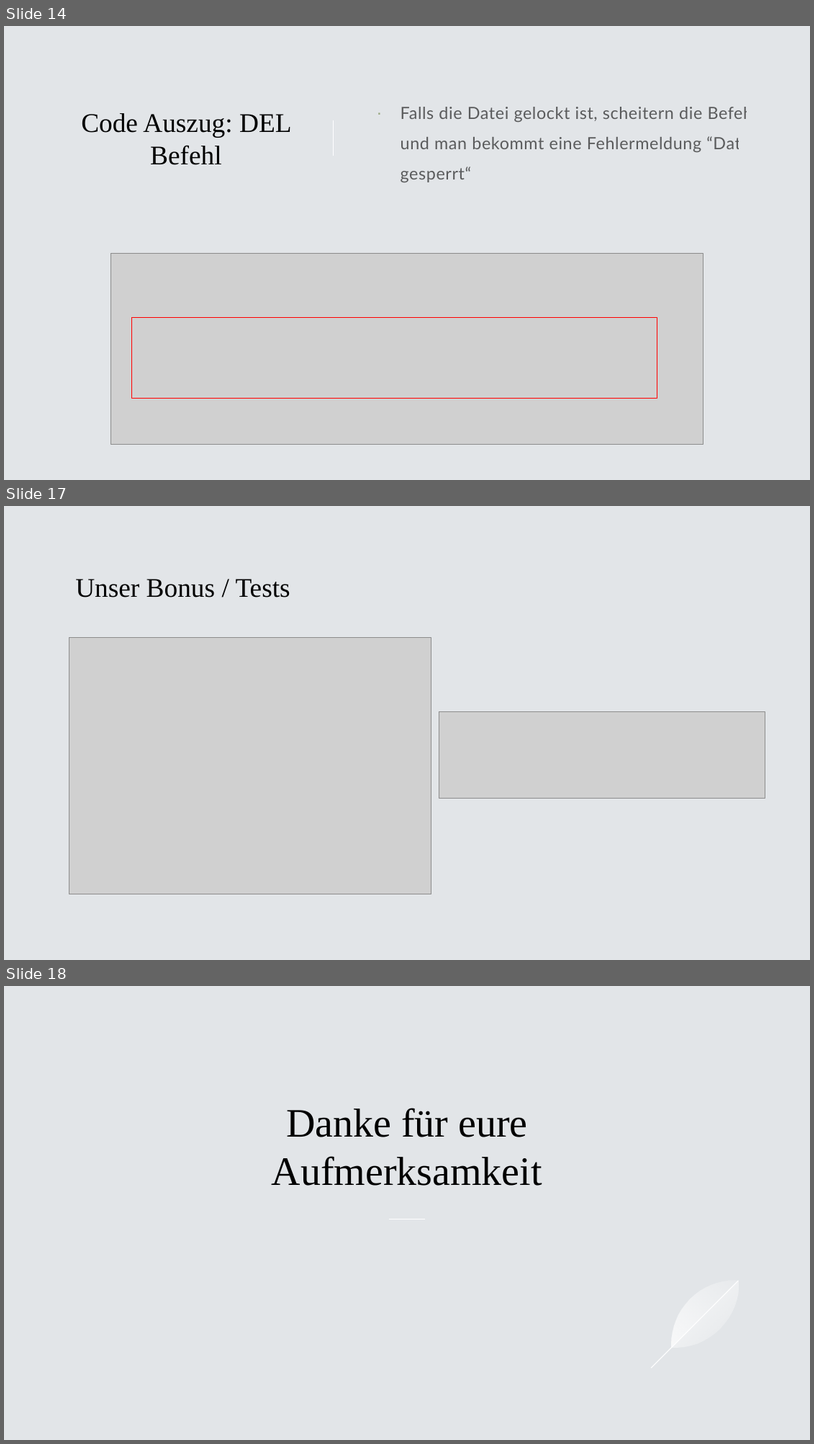
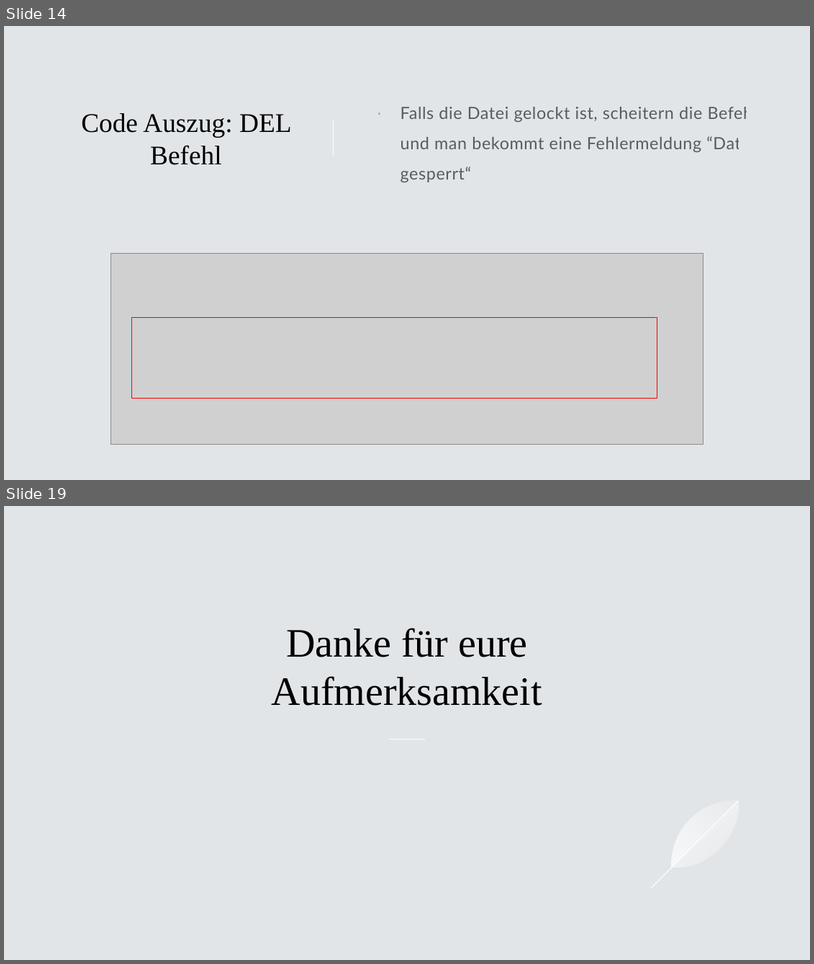
Before and after one commit to BitPaw/C_Socket, a slide deck: Dokumente/BvS - C Socket Präsentation - Gruppe 8.pptx. Shown one above the other, each under a label of ours: slides 14, 17 and 18 before the commit, slides 14 and 19 after it; the slides between them are not shown. The pictures are 814x1444 and 814x964 pixels, drawn with LibreOffice and Linux fonts; fonts in the diff are those of the drawing; grey boxes stand for pictures. Boxes give left, top, right and bottom in pixels: in the first picture for what was removed or moved away, otherwise in the second. Text is boxed around its words. In the diff, an @@ line names an element or a change of style, - is before the commit and + after.

```diff
--- a/Dokumente/BvS - C Socket Präsentation - Gruppe 8.pptx
+++ b/Dokumente/BvS - C Socket Präsentation - Gruppe 8.pptx
@@ slide 17 removed at <box>4,506,810,960</box>, background #E2E5E8 @@
@@ title removed at <box>75,579,291,597</box> @@
-Unser Bonus / Tests
@@ picture removed at <box>70,637,431,894</box> @@
@@ picture removed at <box>440,712,766,798</box> @@
@@ what was slide 18 is now slide 19 @@
```
Also in this commit, not shown: 2 slides changed, 2 slides added.
